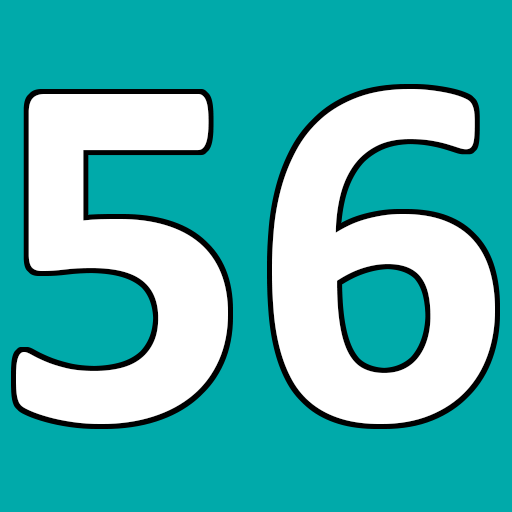
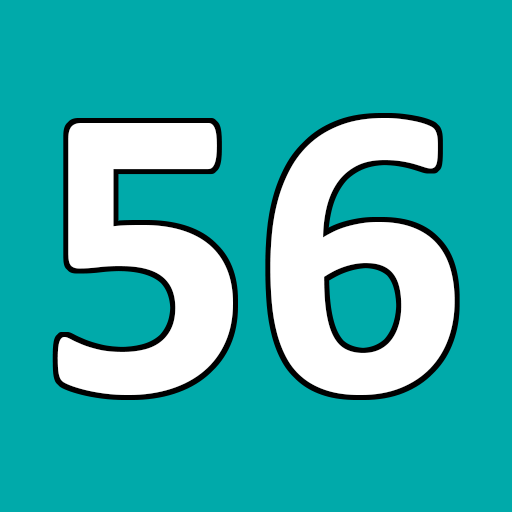
Revision of a layered 512x512 image; what changed, layer by layer:
painted on "56" over (x1=16, y1=89, x2=495, y2=424)
painted on "Background" over (x1=11, y1=84, x2=500, y2=429)
